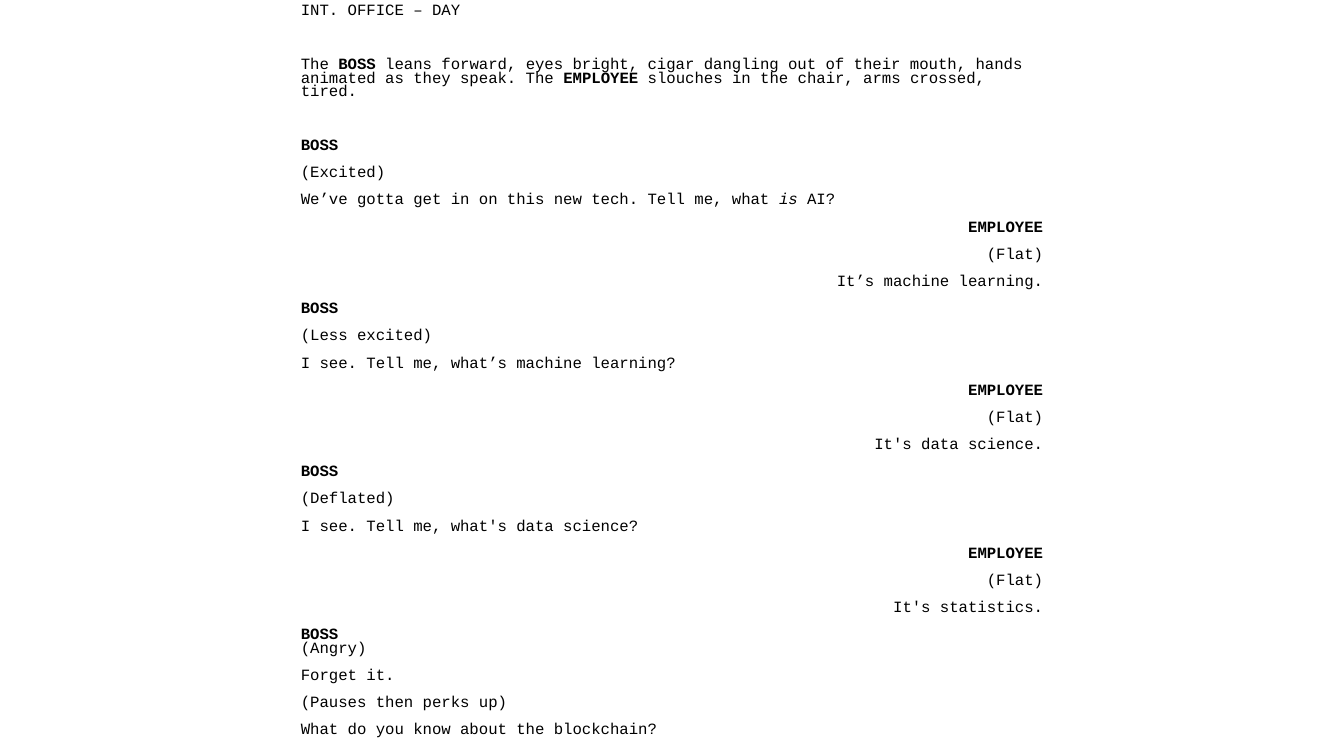
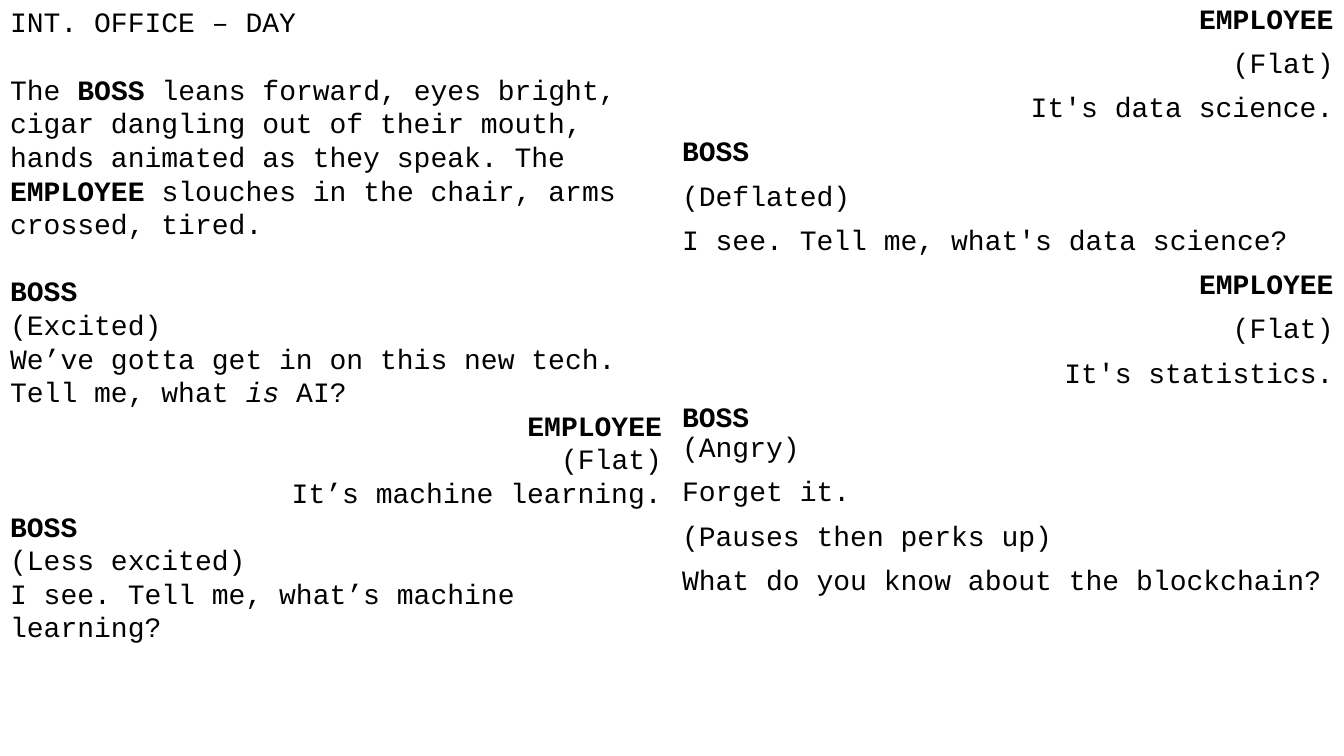
Before and after one commit to DeonRoos/stats-for-biologists, a slide deck: slide 2 of Lectures/BI3010 Lecture XX Large Language Models.pptx. Drawn at 1344x756 pixels with LibreOffice and Linux fonts; fonts in the diff are those of the drawing. Boxes give left, top, right and bottom in pixels: in the first picture for what was removed or moved away, otherwise in the second. Text is boxed around its words. In the diff, an @@ line names an element or a change of style, - is before the commit and + after.

Commit message:
Added "returning to these misunderstandings, what do you now thing?"

```diff
--- a/Lectures/BI3010 Lecture XX Large Language Models.pptx
+++ b/Lectures/BI3010 Lecture XX Large Language Models.pptx
@@ text added at bbox=[10, 13, 662, 643], 20 pt, text #000000 @@
+INT. OFFICE – DAY
+The BOSS leans forward, eyes bright, cigar dangling out of their mouth, hands animated as they speak. The EMPLOYEE slouches in the chair, arms crossed, tired.
+BOSS
+(Excited)
+We’ve gotta get in on this new tech. Tell me, what is AI?
+EMPLOYEE
+(Flat)
+It’s machine learning.
+BOSS
+(Less excited)
+I see. Tell me, what’s machine learning?
@@ text at bbox=[301, 4, 1043, 372]: paragraphs removed @@
-INT. OFFICE – DAY
-The BOSS leans forward, eyes bright, cigar dangling out of their mouth, hands animated as they speak. The EMPLOYEE slouches in the chair, arms crossed, tired.
-BOSS
-(Excited)
-We’ve gotta get in on this new tech. Tell me, what is AI?
-EMPLOYEE
-(Flat)
-It’s machine learning.
-BOSS
-(Less excited)
-I see. Tell me, what’s machine learning?
@@ text "EMPLOYEE": place and size @@
-text "EMPLOYEE" at bbox=[301, 4, 1043, 738]
+text "EMPLOYEE" at bbox=[682, 10, 1334, 596]
@@ text "EMPLOYEE" at bbox=[682, 10, 1334, 596]: size 11.2 to 20 pt; line spacing 0.7 to 0.9 @@
```
Also in this commit, not shown: 2 other slides changed, 6 slides added.
